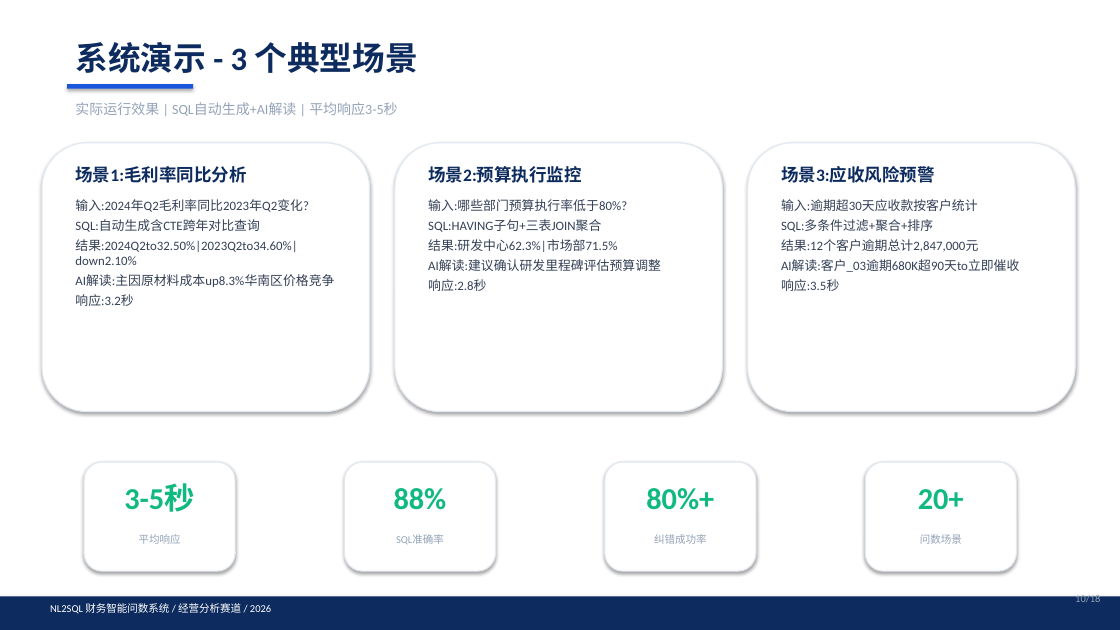
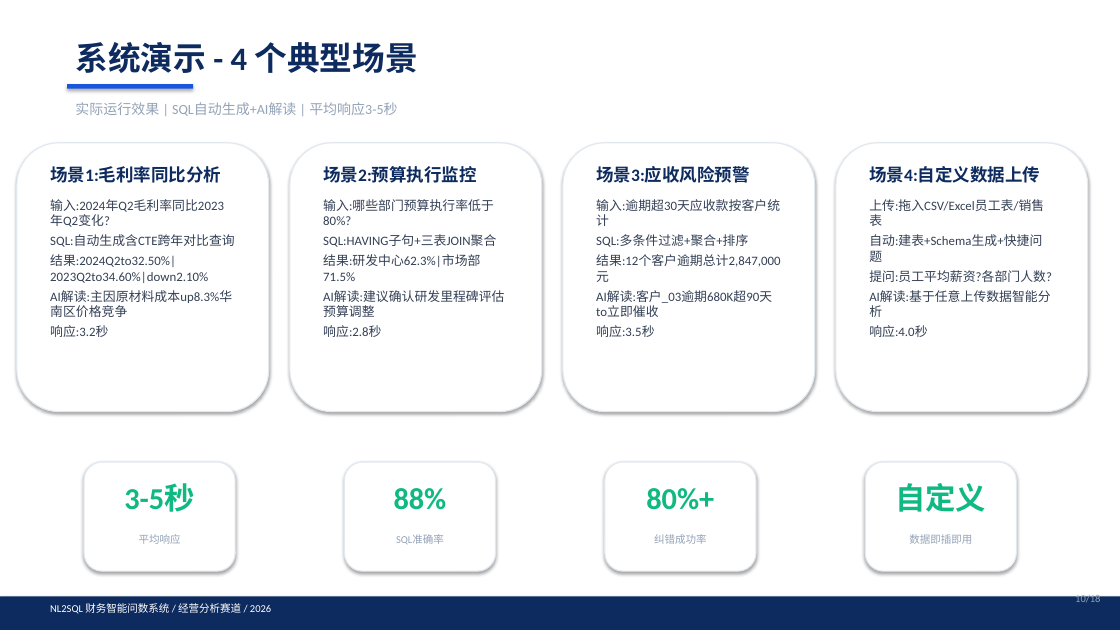
Before and after one commit to Jared-Nathan-Su/nlwsql-finance, a slide deck: slide 10 of docs/NL2SQL_答辩PPT.pptx. Drawn at 1120x630 pixels with LibreOffice and Linux fonts; fonts in the diff are those of the drawing. Boxes give left, top, right and bottom in pixels: in the first picture for what was removed or moved away, otherwise in the second. Text is boxed around its words. In the diff, an @@ line names an element or a change of style, - is before the commit and + after.

```diff
--- a/docs/NL2SQL_答辩PPT.pptx
+++ b/docs/NL2SQL_答辩PPT.pptx
@@ text at box(75, 42, 418, 73): text changed @@
-系统演示 - 3 个典型场景
+系统演示 - 4 个典型场景
@@ rounded rectangle: place and size @@
-rounded rectangle at box(42, 143, 370, 412)
+rounded rectangle at box(17, 143, 269, 412)
@@ rounded rectangle added at box(290, 143, 542, 412), fill #FFFFFF, outline #E2E8F0 1 pt @@
@@ rounded rectangle: place and size @@
-rounded rectangle at box(395, 143, 723, 412)
+rounded rectangle at box(563, 143, 815, 412)
@@ rounded rectangle: place and size @@
-rounded rectangle at box(748, 143, 1075, 412)
+rounded rectangle at box(836, 143, 1088, 412)
@@ text "场景1:毛利率同比分析": place and size @@
-text "场景1:毛利率同比分析" at box(75, 166, 246, 183)
+text "场景1:毛利率同比分析" at box(50, 166, 221, 183)
@@ text "场景2:预算执行监控": place and size @@
-text "场景2:预算执行监控" at box(428, 166, 582, 183)
+text "场景2:预算执行监控" at box(323, 166, 477, 183)
@@ text "场景3:应收风险预警": place and size @@
-text "场景3:应收风险预警" at box(781, 166, 935, 183)
+text "场景3:应收风险预警" at box(596, 166, 750, 183)
@@ text added at box(869, 166, 1040, 183), 15 pt, text #0D2B5E, bold @@
+场景4:自定义数据上传
@@ text "输入:2024年Q2毛利率同比2023年Q2变化?" rewrapped from box(75, 199, 334, 306) to box(50, 199, 234, 337) @@
@@ text "输入:哪些部门预算执行率低于80%?" rewrapped from box(428, 199, 661, 291) to box(323, 199, 504, 337) @@
@@ text "输入:逾期超30天应收款按客户统计" rewrapped from box(781, 199, 1019, 291) to box(596, 199, 780, 337) @@
@@ text added at box(869, 199, 1050, 337), 11 pt, text #334055 @@
+上传:拖入CSV/Excel员工表/销售表
+自动:建表+Schema生成+快捷问题
+提问:员工平均薪资?各部门人数?
+AI解读:基于任意上传数据智能分析
+响应:4.0秒
@@ text at box(895, 483, 986, 512): text changed @@
-20+
+自定义
@@ text at box(909, 534, 972, 544): text changed @@
-问数场景
+数据即插即用
```
Also in this commit, not shown: 5 other slides changed, 1 other file.
